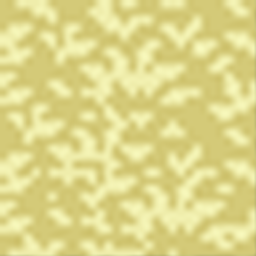
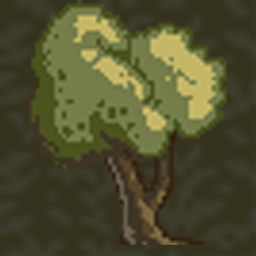
The second 256x256 image is a revision of the first. Changes to its layers:
hid group "transition_ombre" (5 layers) over [0, 0, 256, 256]
showed "arbuste" over [28, 0, 227, 245]
added layer "ombre2" (75%) above "herbe_seche" over [0, 0, 256, 256]
hid "herbe" over [0, 0, 256, 256]
